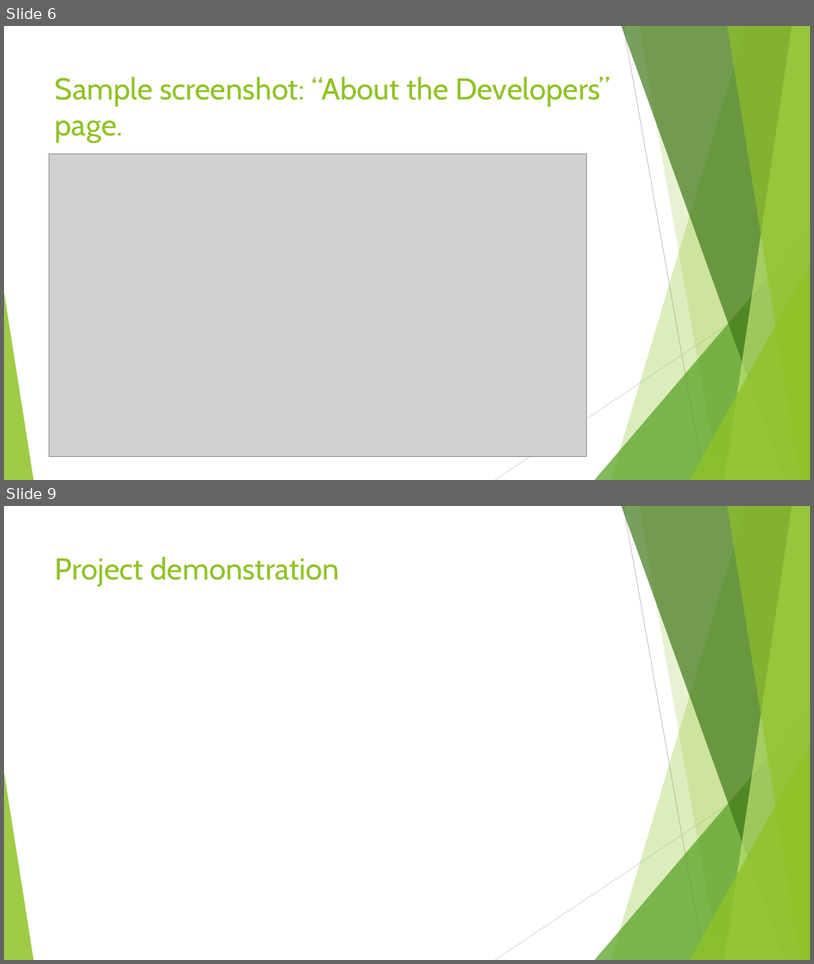
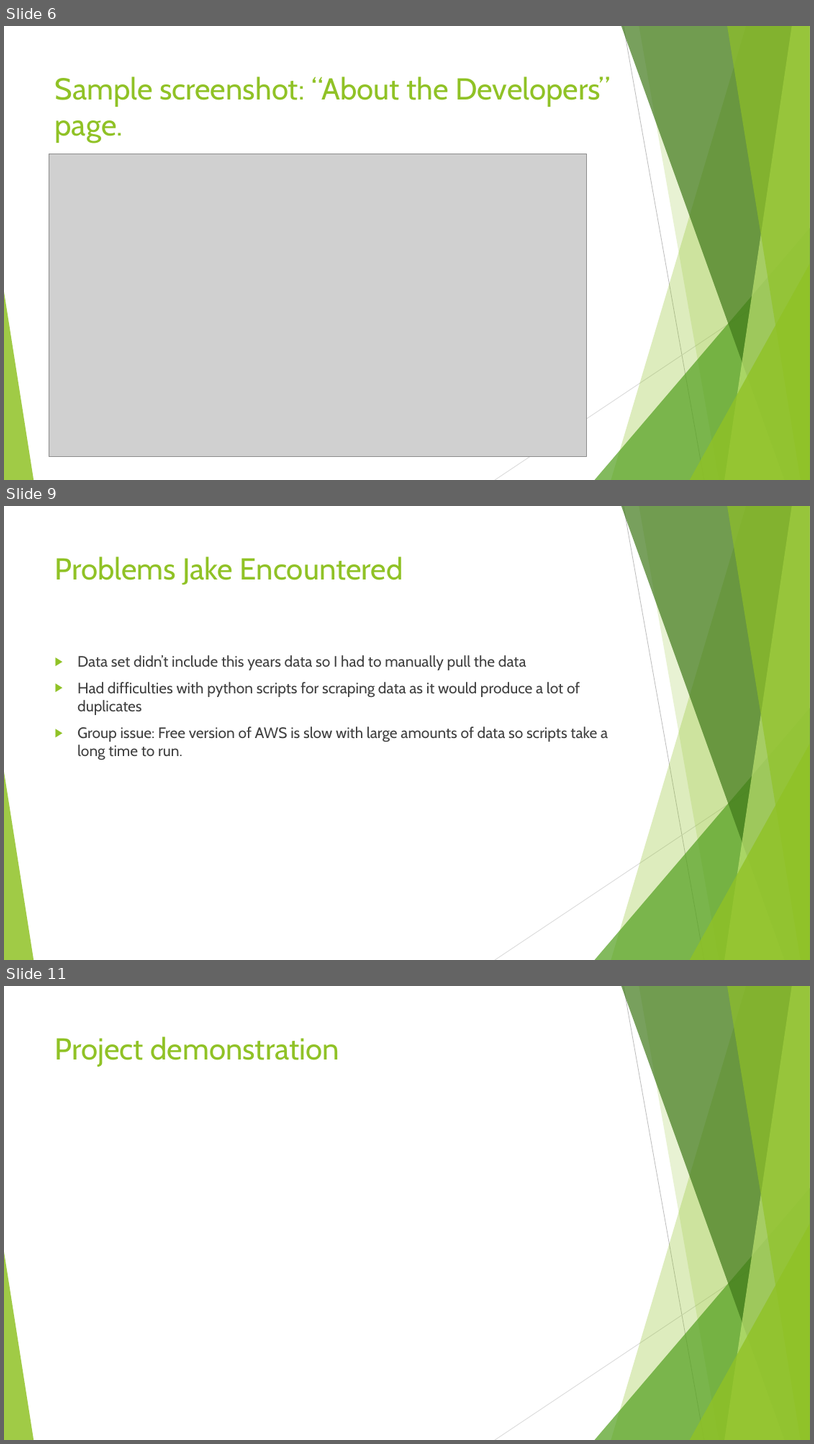
Before and after one commit to AlexDCraig/senior-capstone-project, a slide deck: SpringTermProgressReport/SpringProgressReportSlides.pptx. Shown one above the other, each under a label of ours: slides 6 and 9 before the commit, slides 6, 9 and 11 after it; the slides between them are not shown. The pictures are 814x964 and 814x1444 pixels, drawn with LibreOffice and Linux fonts; fonts in the diff are those of the drawing; grey boxes stand for pictures. Boxes give left, top, right and bottom in pixels: in the first picture for what was removed or moved away, otherwise in the second. Text is boxed around its words. In the diff, an @@ line names an element or a change of style, - is before the commit and + after.

Commit message:
Jake added slides

```diff
--- a/SpringTermProgressReport/SpringProgressReportSlides.pptx
+++ b/SpringTermProgressReport/SpringProgressReportSlides.pptx
@@ slide 9 added at [4, 506, 810, 960], background #FFFFFF; not listed: 10 template elements that a slide beside it also shows @@
@@ title added at [55, 556, 404, 585], 36 pt, text #90C226 @@
+Problems Jake Encountered
@@ text added at [77, 655, 608, 760], 18 pt, text #404040 @@
+▶ Data set didn’t include this years data so I had to manually pull the data
+▶ Had difficulties with python scripts for scraping data as it would produce a lot of duplicates
+▶ Group issue: Free version of AWS is slow with large amounts of data so scripts take a long time to run.
@@ what was slide 9 is now slide 11 @@
```
Also in this commit, not shown: 1 slide changed, 2 other slides added.
